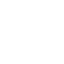
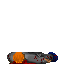
Before/after of a w=64, h=64 layered artwork. What changed in the layer stack:
added group "DIE" with 5 layers above "SHOT" over [7, 52, 58, 64]
added layer "DIE5" in group "DIE" over [7, 52, 58, 64]
